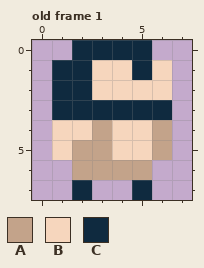
File history of a pixel-art file, ase/source/astronaut.aseprite. The picture above is the old version.
8x8 pixels, 1 frame. Shown: old frame 1. The commit also changed other frames, which this record leaves out.
Palette (. is transparent): A #c3a38a  B #f6d6bd  C #0f2a3f
Pixels before, old frame 1, first column x 1:
0 .CCCC.
1 CCBBCB
2 CCBBBB
3 CCCCCC
4 BBABBA
5 BAABBA
6 .AAAA.
7 .C..C.
And afterwards:
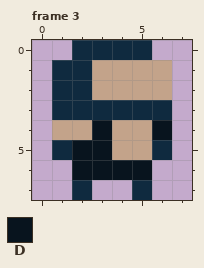
Colours new in this view: D #08141e
A new or re-ordered frame is compared with the old frame closest to it.
Diff:
frames 1 -> 5
Changed rows in their new state; - is an unchanged pixel.
Frame 3 is new; against old frame 1:
first column x 1:
1 --AAAA
2 --AAAA
4 AADAAD
5 CDDAAC
6 -DDDD-
Where, in picture pixels (left, top, right, bottom), the same in both pictures:
changed: (52, 60, 172, 180)
